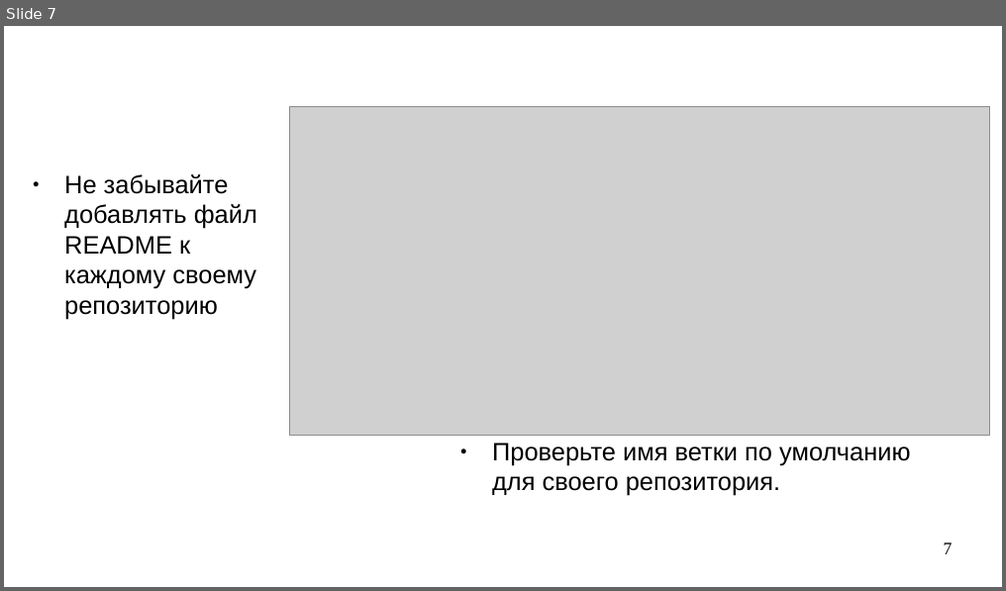
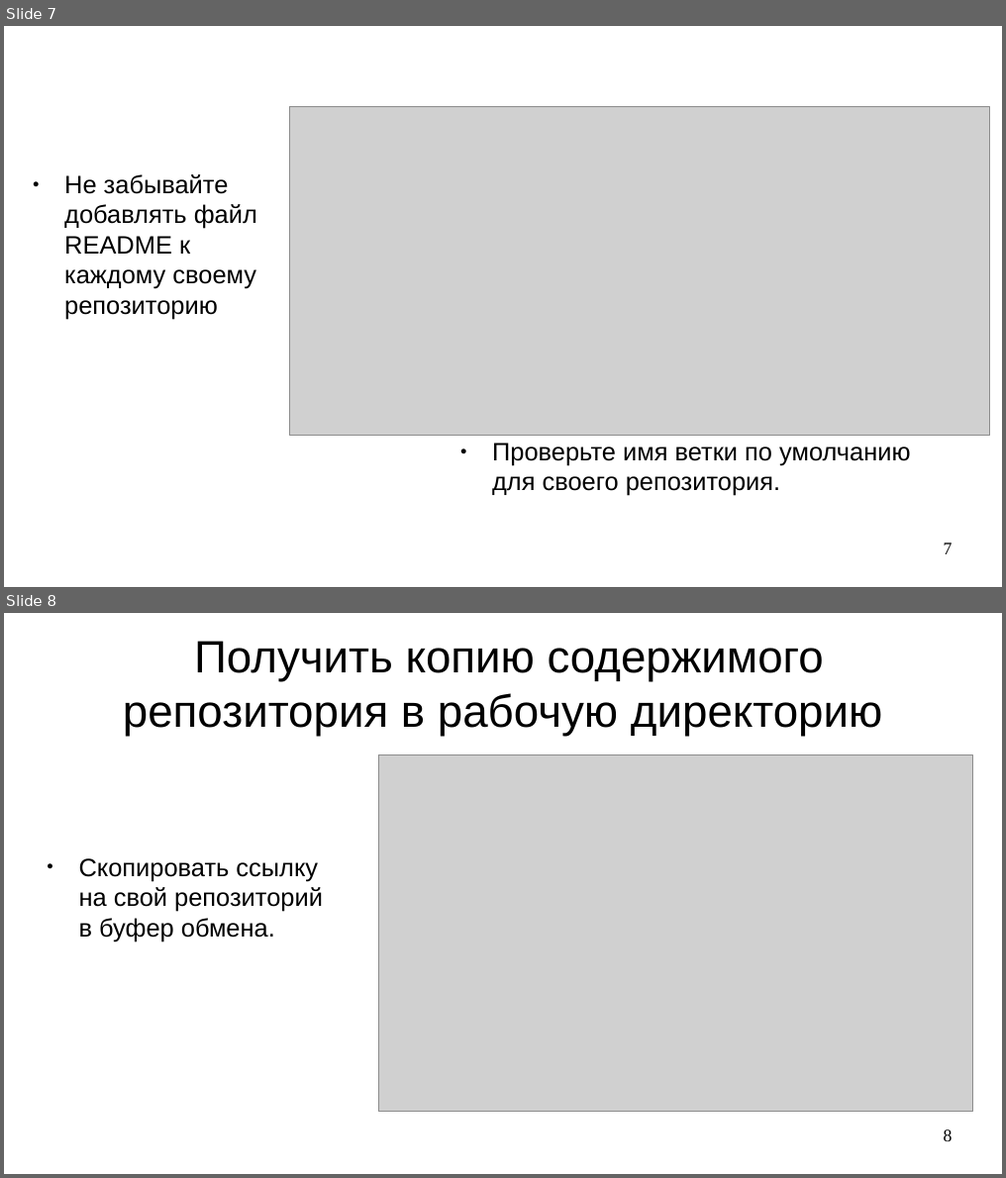
Before and after one commit to steelcraft/stud-lab, a slide deck: Практические занятия/Работа с Git.odp. Shown one above the other, each under a label of ours: slide 7 before the commit, slides 7 and 8 after it. The pictures are 1006x591 and 1006x1178 pixels, drawn with LibreOffice and Linux fonts; fonts in the diff are those of the drawing; grey boxes stand for pictures. Boxes give left, top, right and bottom in pixels: in the first picture for what was removed or moved away, otherwise in the second. Text is boxed around its words. In the diff, an @@ line names an element or a change of style, - is before the commit and + after.

Commit message:
Добавлен раздел " Получить копию содержимого репозитория в рабочую директорию"

```diff
--- a/Практические занятия/Работа с Git.odp
+++ b/Практические занятия/Работа с Git.odp
@@ slide 8 added at box(4, 613, 1002, 1174), background #FFFFFF @@
@@ title added at box(123, 641, 883, 736), 36 pt, text #000000 @@
+Получить копию содержимого репозитория в рабочую директорию
@@ picture added at box(378, 756, 973, 1112) @@
@@ text added at box(79, 859, 323, 942), 20 pt, text #000000 @@
+● Скопировать ссылку на свой репозиторий в буфер обмена.
@@ page number added at box(944, 1130, 952, 1142), 14 pt, text #000000 @@
+8
```
Also in this commit, not shown: 1 slide changed, 3 other slides added.
